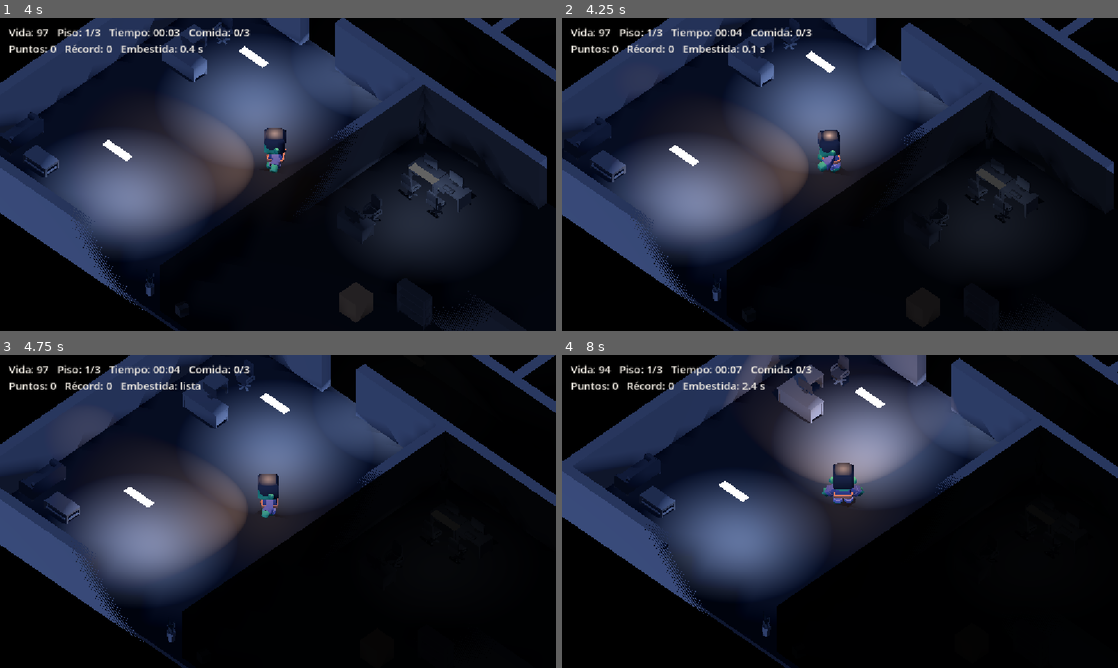
Above: before the commit, frames 1-4 (two rows, left to right).
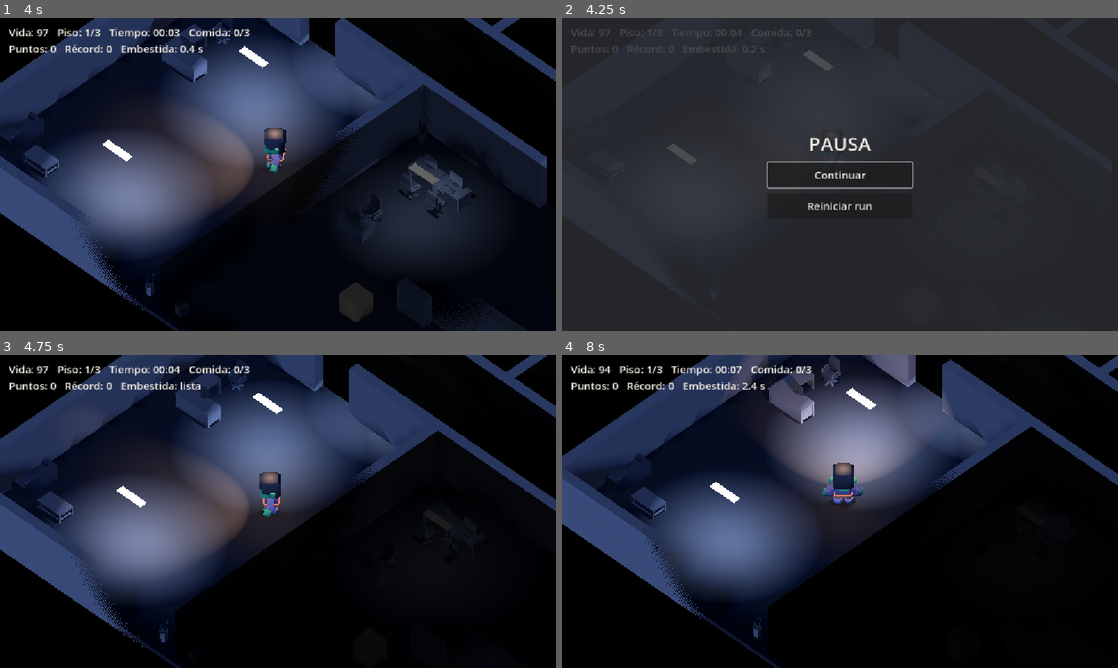
Above: after the commit, the same moments.

Repository: SofiaRubiano10/Zombivors_4to
Game: Godot game, scene res://main.tscn
The game is run twice, just before and just after one commit, with the same random seed, the same clock (stepped at 60 frames per second) and the same inputs.
Inputs (mouse positions are in pixels of both pictures, inside the frame that each line leads up to):
- Up to frame 1 (4 s): tap Enter at 0.5 s; hold D (move_right) 0.53-1.28 s; hold Shift (correr) 0.53-1.28 s; hold S (move_down) 1.28-2.03 s; tap Space (embestir) at 1.35 s; hold D (move_right) 2.03-2.78 s; tap E (interactuar) at 2.1 s; hold W (move_up) 2.78-3.53 s; tap F at 2.85 s; hold A (move_left) from 3.53 s (still down); tap G at 3.6 s
- Up to frame 2 (4.25 s): keep holding A (move_left); tap Escape (ui_cancel) at 4.15 s
- Up to frame 3 (4.75 s): release A (move_left) at 4.25 s; click (278, 511) at 4.25 s, where only the run after the commit has a clickable "Continuar"
- Up to frame 4 (8 s): hold A (move_left) 5.03-5.78 s; tap one key every 0.75 s from 5.1 s: T 1 Shift (correr) Space (embestir); hold S (move_down) 5.78-6.53 s; hold D (move_right) 6.53-7.28 s; hold W (move_up) from 7.28 s (still down)

Frame 1 is identical in both runs. In frame 2, 88% of the frame differs, in the area x 0-100%, y 0-100%; in frame 3, 6.7%; in frame 4, 8.1%.

Commit message:
C5-07 pausa con Escape
Con Escape el juego se congela y aparece un menú con Continuar y Reiniciar run (vuelve al Piso 1). Solo se puede pausar mientras se juega, no encima de las otras pantallas. Al probarlo vi que el cronómetro seguía corriendo en pausa porque la Partida está en Always; ahora se detiene.

Co-authored-by: SofiaRubiano10 <10sofiarubiano@gmail.com>

Diff:
--- a/main.tscn
+++ b/main.tscn
@@ -24,6 +24,7 @@
 [ext_resource type="PackedScene" path="res://pantalla_mutaciones.tscn" id="27_mutaciones"]
 [ext_resource type="Script" path="res://puntuacion.gd" id="28_puntuacion"]
 [ext_resource type="PackedScene" path="res://fin_run.tscn" id="29_fin"]
+[ext_resource type="PackedScene" path="res://pausa.tscn" id="30_pausa"]
 [ext_resource type="Script" uid="uid://bkla71jhomhhe" path="res://mueble.gd" id="30_mueble"]
 [ext_resource type="PackedScene" uid="uid://b5hlfccmpria" path="res://muebles/bookcaseClosed.glb" id="m_bookcaseClosed"]
 [ext_resource type="PackedScene" uid="uid://b4set1tppnf3n" path="res://muebles/bookcaseClosedWide.glb" id="m_bookcaseClosedWide"]
@@ -1511,3 +1512,5 @@
 [node name="PantallaMutaciones" parent="." instance=ExtResource("27_mutaciones")]
 
 [node name="FinRun" parent="." instance=ExtResource("29_fin")]
+
+[node name="Pausa" parent="." instance=ExtResource("30_pausa")]
--- a/partida.gd
+++ b/partida.gd
@@ -104,6 +104,9 @@
 			reloj = 0.0
 			despues_de_terminar()
 		return
+	# Menú de pausa abierto: la Partida sigue viva (Always) pero el tiempo no corre.
+	if get_tree().paused:
+		return
 	tiempo += delta
 	if not tarde and tiempo >= tiempo_tarde:
 		cerrar_salida()
@@ -171,6 +174,13 @@
 	if estado == Estado.GANO and (mejor == 0.0 or tiempo < mejor):
 		mejor = tiempo
 	terminada.emit(estado, motivo)
+
+# Desde el menú de pausa: se abandona la run y se empieza otra.
+func reiniciar_run():
+	nueva_run()
+	intentos += 1
+	get_tree().paused = false
+	get_tree().reload_current_scene()
 
 func siguiente_zona():
 	var salud = salud_del_jugador()
--- /dev/null
+++ b/pausa.gd
@@ -0,0 +1,75 @@
+extends CanvasLayer
+
+# Clase 5 - Tarea B (María Sofía): menú de pausa.
+# Escape (la acción ui_cancel) congela el juego y muestra Continuar / Reiniciar.
+# Solo mientras se juega: si la partida ya terminó, la pausa es de la Partida.
+# Reiniciar empieza una run nueva desde el Piso 1.
+
+const HUESO = Color(0.949, 0.929, 0.894)
+const FONDO = Color(0.169, 0.176, 0.192, 0.85)
+
+var fondo = null
+var continuar = null
+
+func _ready():
+	process_mode = Node.PROCESS_MODE_ALWAYS
+	layer = 12
+	armar()
+	visible = false
+
+func armar():
+	fondo = ColorRect.new()
+	fondo.color = FONDO
+	fondo.set_anchors_preset(Control.PRESET_FULL_RECT)
+	add_child(fondo)
+	var centro = CenterContainer.new()
+	centro.set_anchors_preset(Control.PRESET_FULL_RECT)
+	fondo.add_child(centro)
+	var columna = VBoxContainer.new()
+	columna.add_theme_constant_override("separation", 12)
+	centro.add_child(columna)
+	var titulo = Label.new()
+	titulo.text = "PAUSA"
+	titulo.horizontal_alignment = HORIZONTAL_ALIGNMENT_CENTER
+	titulo.add_theme_font_size_override("font_size", 40)
+	titulo.add_theme_color_override("font_color", HUESO)
+	columna.add_child(titulo)
+	continuar = boton(columna, "Continuar", cerrar)
+	boton(columna, "Reiniciar run", reiniciar)
+
+func boton(padre, texto, accion):
+	var b = Button.new()
+	b.text = texto
+	b.custom_minimum_size = Vector2(300, 52)
+	b.add_theme_font_size_override("font_size", 22)
+	b.pressed.connect(accion)
+	padre.add_child(b)
+	return b
+
+func _unhandled_input(evento):
+	if not evento.is_action_pressed("ui_cancel"):
+		return
+	get_viewport().set_input_as_handled()
+	if visible:
+		cerrar()
+	elif se_puede_pausar():
+		abrir()
+
+func se_puede_pausar():
+	var p = get_tree().get_first_node_in_group("partida")
+	return p != null and p.estado == p.Estado.JUGANDO and not get_tree().paused
+
+func abrir():
+	visible = true
+	get_tree().paused = true
+	continuar.grab_focus.call_deferred()
+
+func cerrar():
+	visible = false
+	get_tree().paused = false
+
+func reiniciar():
+	visible = false
+	var p = get_tree().get_first_node_in_group("partida")
+	if p != null:
+		p.reiniciar_run()
--- /dev/null
+++ b/pausa.tscn
@@ -0,0 +1,6 @@
+[gd_scene format=3]
+
+[ext_resource type="Script" path="res://pausa.gd" id="1_pausa"]
+
+[node name="Pausa" type="CanvasLayer"]
+script = ExtResource("1_pausa")
Not shown, added: pausa.gd.uid
